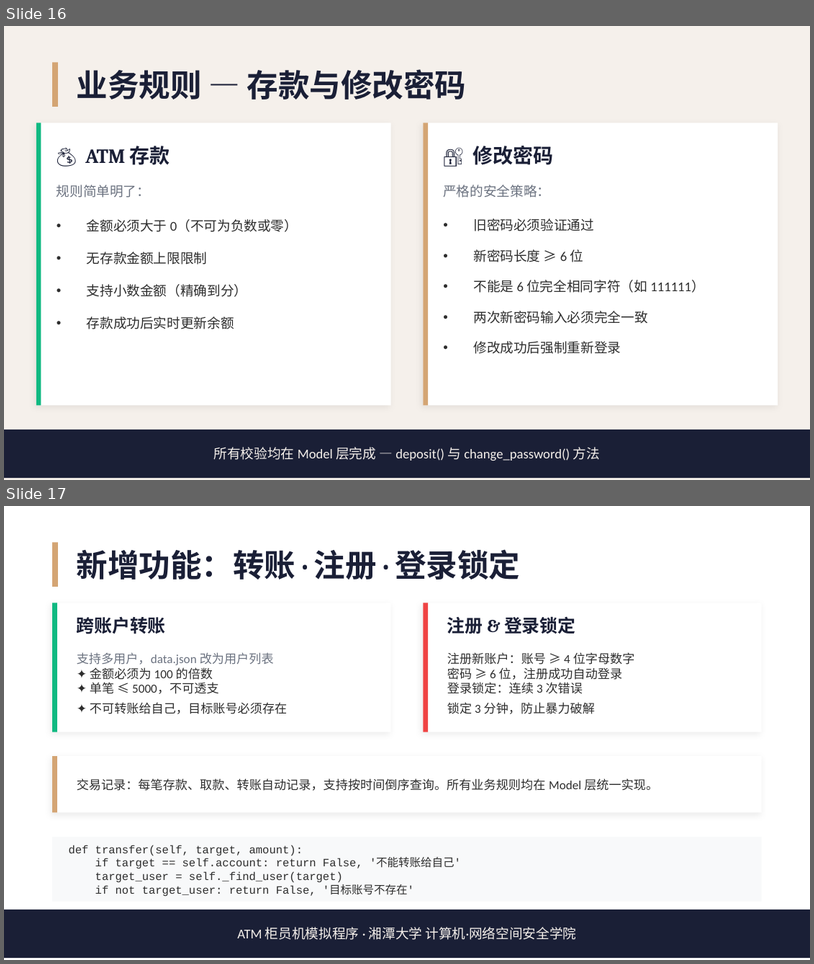
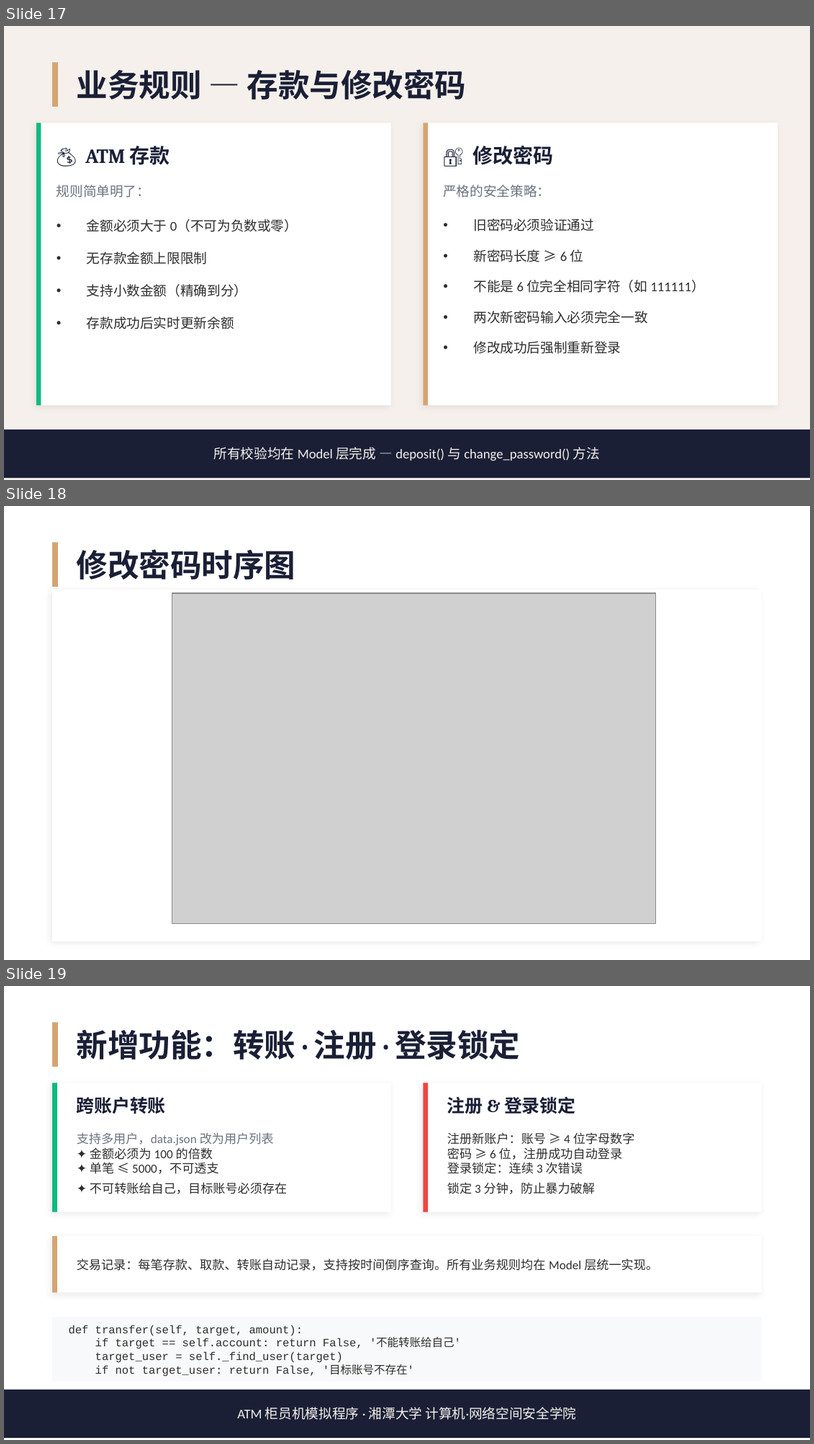
Before and after one commit to Unconnectable/atm, a slide deck: ATM项目演示.pptx. Shown one above the other, each under a label of ours: slides 16 and 17 before the commit, slides 17, 18 and 19 after it. The pictures are 814x964 and 814x1444 pixels, drawn with LibreOffice and Linux fonts; fonts in the diff are those of the drawing; grey boxes stand for pictures. Boxes give left, top, right and bottom in pixels: in the first picture for what was removed or moved away, otherwise in the second. Text is boxed around its words. In the diff, an @@ line names an element or a change of style, - is before the commit and + after.

```diff
--- a/ATM项目演示.pptx
+++ b/ATM项目演示.pptx
@@ slide 18 added at <box>4,506,810,960</box>, background #FFFFFF @@
@@ rectangle added at <box>52,542,58,587</box>, fill #D4A574 @@
@@ text added at <box>77,549,296,579</box>, 28 pt, text #1A1F36, bold @@
+修改密码时序图
@@ rectangle added at <box>52,589,762,941</box>, fill #FFFFFF @@
@@ picture added at <box>172,593,656,923</box> @@
@@ what was slide 16 is now slide 17 @@
@@ what was slide 17 is now slide 19 @@
```
Also in this commit, not shown: 2 slides changed, 1 other slide added, 1 other file.
